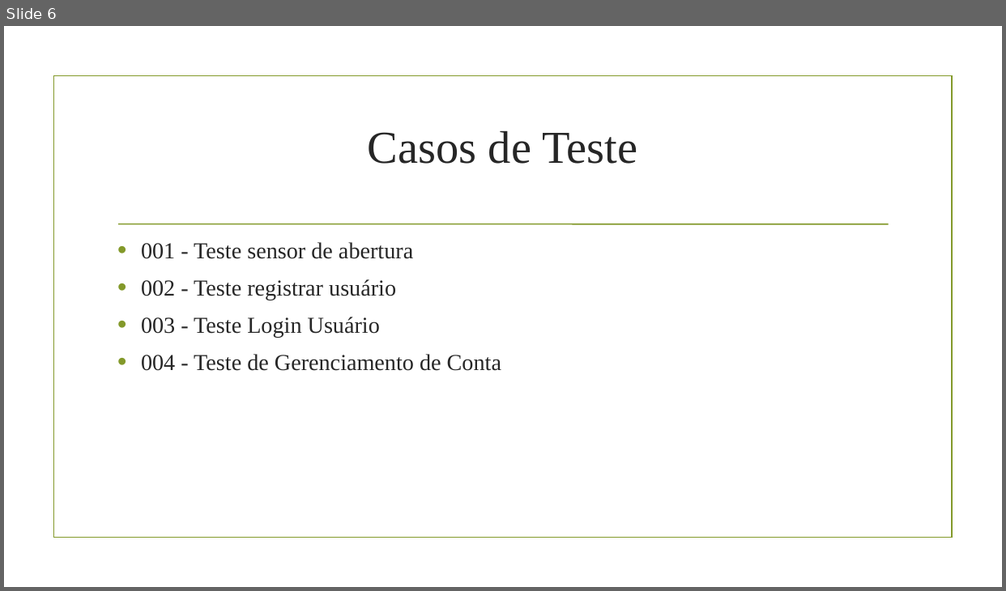
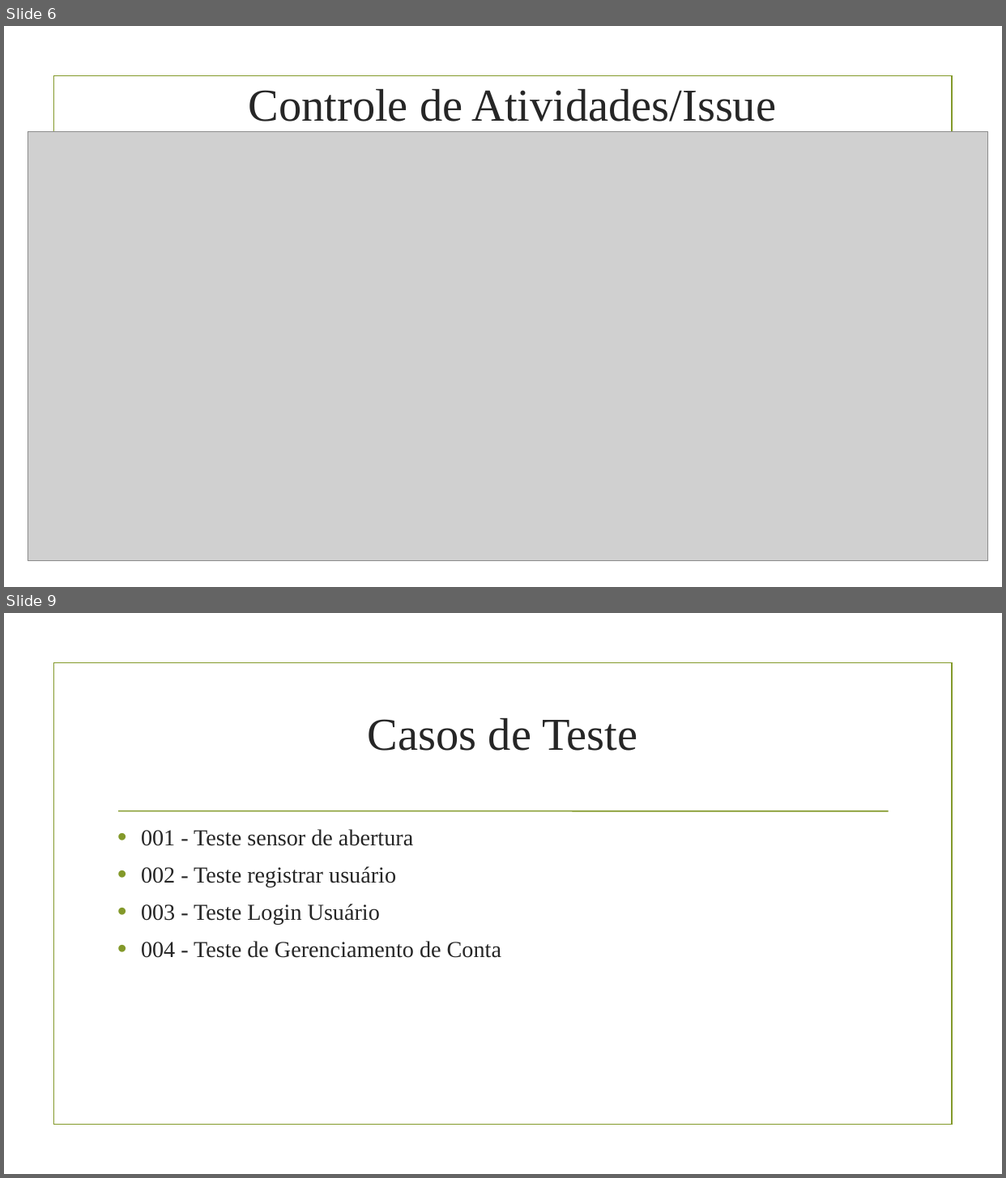
Before and after one commit to EduardoBrito97/SafeNSound, a slide deck: Projeto Teoria/Sprint 2/Sprint 2.odp. Shown one above the other, each under a label of ours: slide 6 before the commit, slides 6 and 9 after it; the slides between them are not shown. The pictures are 1006x591 and 1006x1178 pixels, drawn with LibreOffice and Linux fonts; fonts in the diff are those of the drawing; grey boxes stand for pictures; background and template pictures are left out. Boxes give left, top, right and bottom in pixels: in the first picture for what was removed or moved away, otherwise in the second. Text is boxed around its words. In the diff, an @@ line names an element or a change of style, - is before the commit and + after.

Commit message:
Sprint 02: PPT Finalizado, assim como todas as atividades da Sprint 2

```diff
--- a/Projeto Teoria/Sprint 2/Sprint 2.odp
+++ b/Projeto Teoria/Sprint 2/Sprint 2.odp
@@ slide 6 added at box(4, 26, 1002, 587), background picture (left out); not listed: 1 template element that a slide beside it also shows @@
@@ title added at box(249, 89, 776, 122), 44 pt, text #262626 @@
+Controle de Atividades/Issue
@@ picture added at box(27, 132, 987, 561) @@
@@ what was slide 6 is now slide 9 @@
```
Also in this commit, not shown: 1 slide changed, 2 other slides added, 4 other files.
